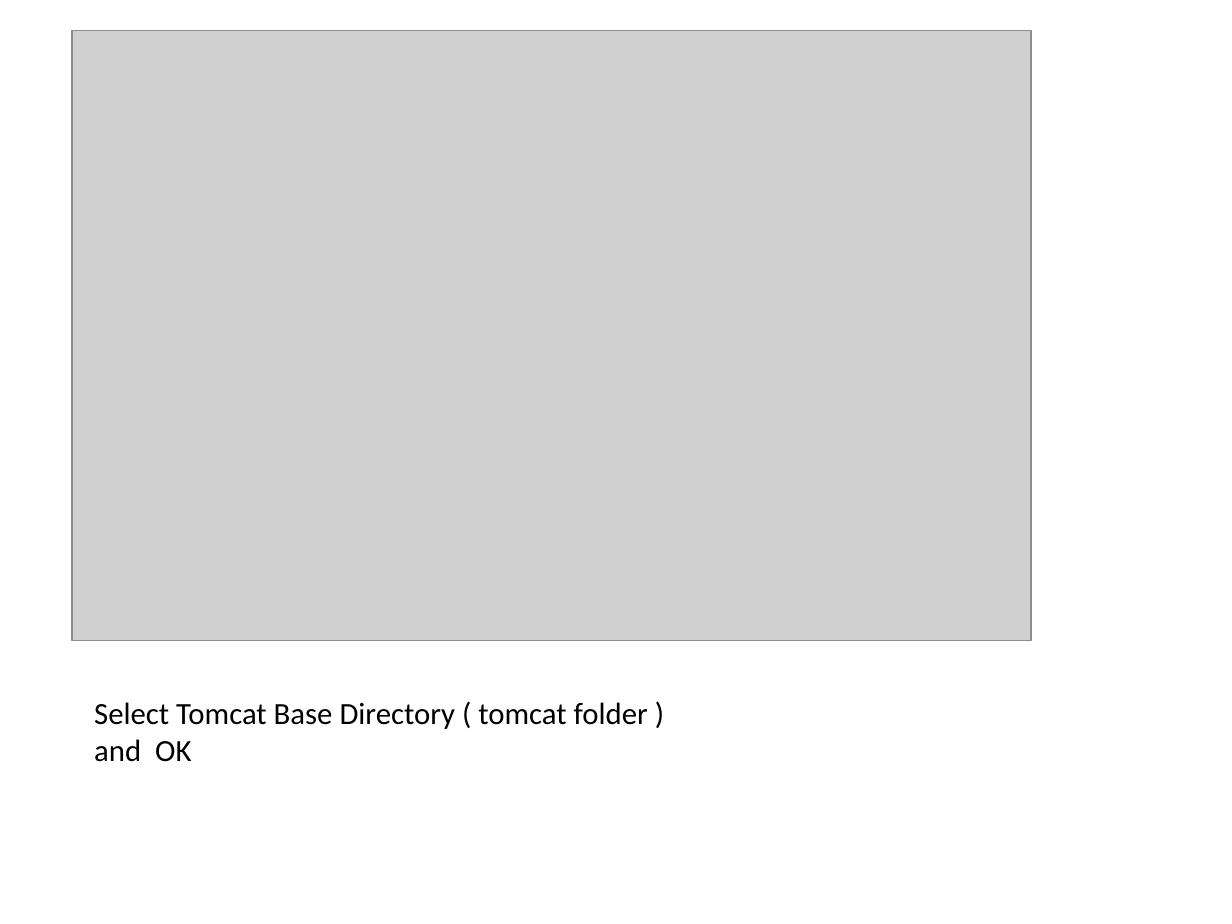
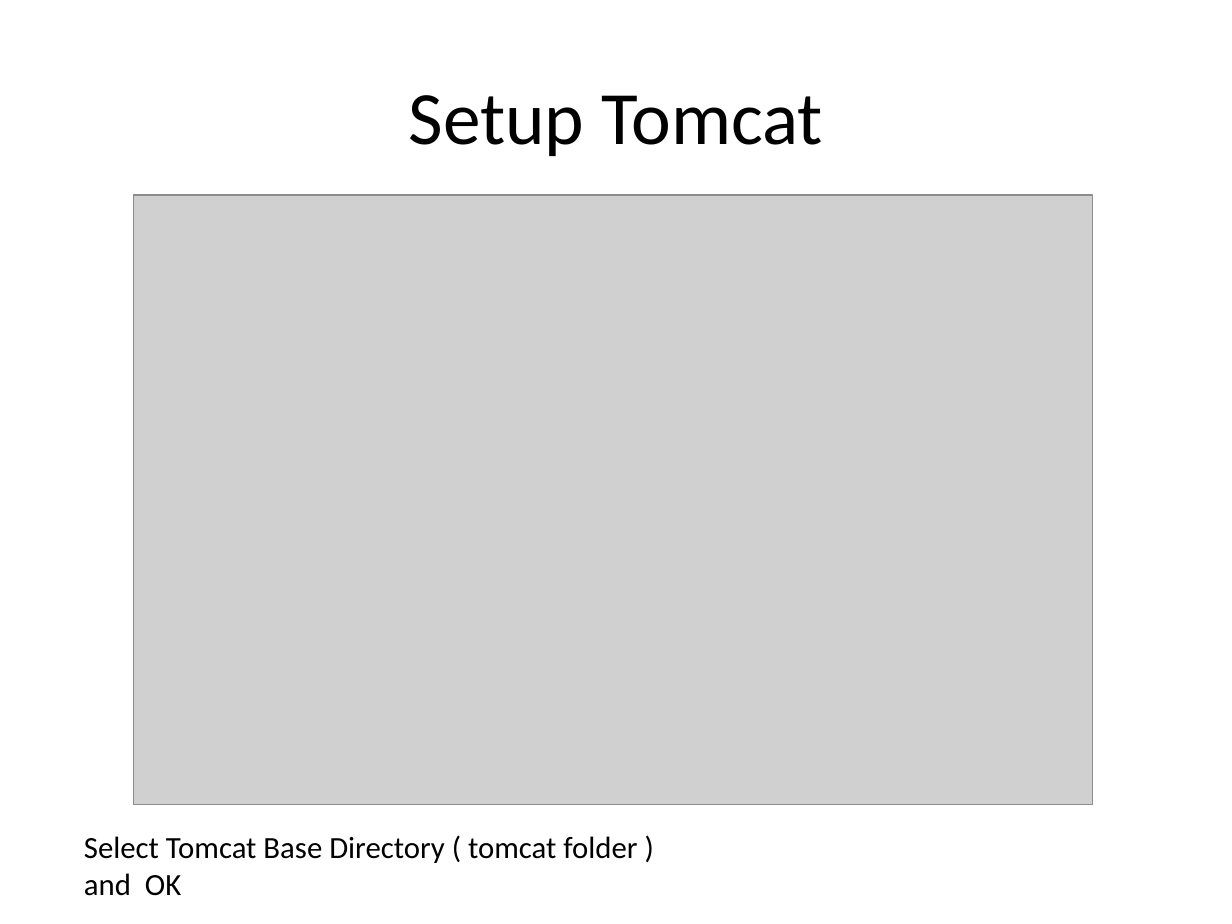
Before and after one commit to CapstoneTeam11/Document, a slide deck: slide 13 of Setup-Enviroment.pptx. Drawn at 1232x924 pixels with LibreOffice and Linux fonts; fonts in the diff are those of the drawing; grey boxes stand for pictures. Boxes give left, top, right and bottom in pixels: in the first picture for what was removed or moved away, otherwise in the second. Text is boxed around its words. In the diff, an @@ line names an element or a change of style, - is before the commit and + after.

Commit message:
Update backlog, setup evironment

```diff
--- a/Setup-Enviroment.pptx
+++ b/Setup-Enviroment.pptx
@@ title added at (409, 95, 823, 156), 44 pt, text #000000 @@
+Setup Tomcat
@@ picture: place and size @@
-picture at (71, 31, 1031, 641)
+picture at (133, 195, 1093, 804)
@@ text "Select Tomcat Base Directory ( ...": place and size @@
-text "Select Tomcat Base Directory ( ..." at (94, 702, 648, 762)
+text "Select Tomcat Base Directory ( ..." at (84, 836, 637, 896)
```
Also in this commit, not shown: 4 other slides changed, 5 slides added, 5 slides removed, 2 other files.
